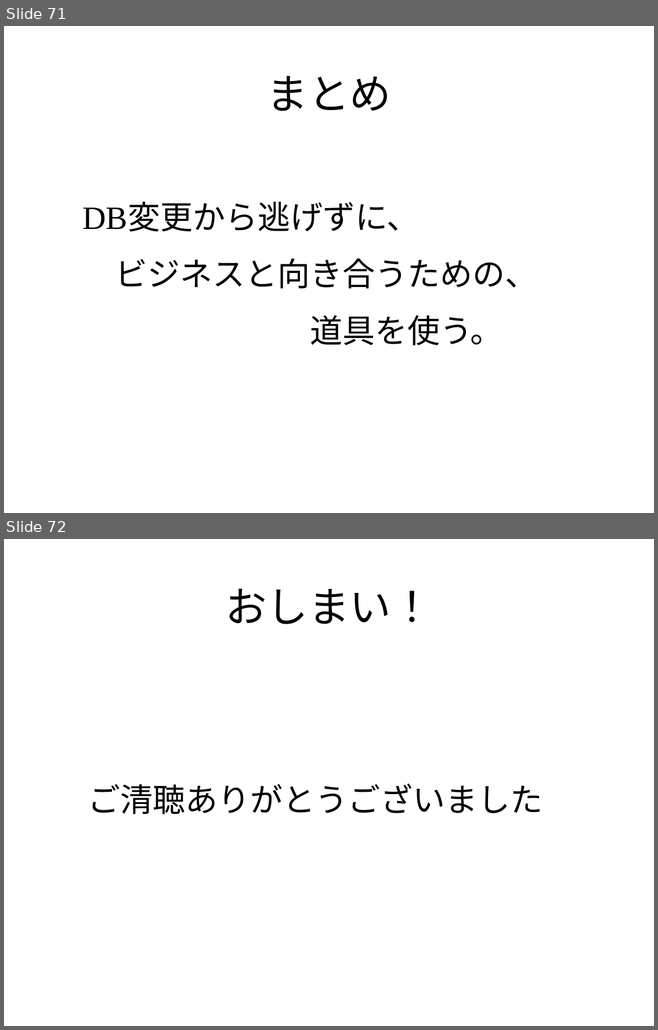
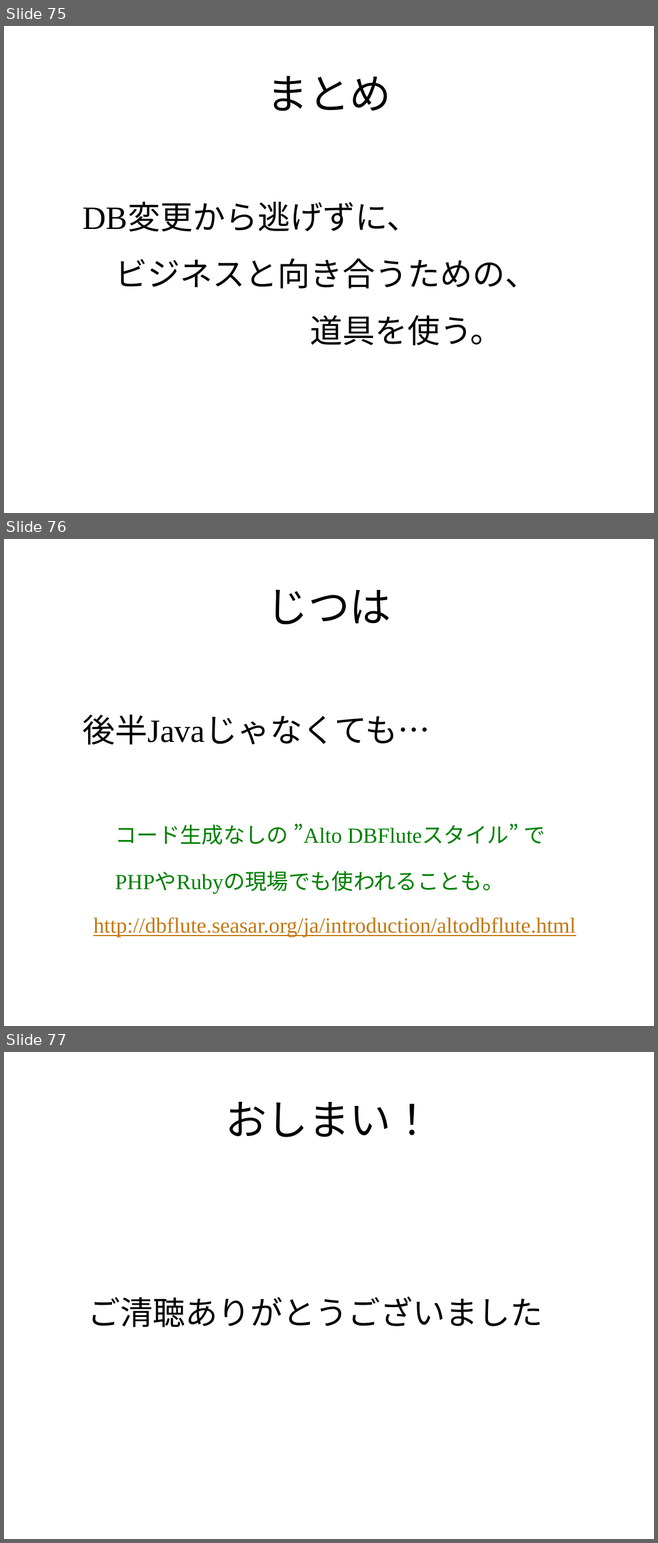
Before and after one commit to seasarorg/dbflute-office, a slide deck: dbflute-backstage/misc/session/jjug/jjug-bizreach-dbflute.pptx. Shown one above the other, each under a label of ours: slides 71 and 72 before the commit, slides 75, 76 and 77 after it. The pictures are 658x1030 and 658x1543 pixels, drawn with LibreOffice and Linux fonts; fonts in the diff are those of the drawing; background and template pictures are left out. Boxes give left, top, right and bottom in pixels: in the first picture for what was removed or moved away, otherwise in the second. Text is boxed around its words. In the diff, an @@ line names an element or a change of style, - is before the commit and + after.

```diff
--- a/dbflute-backstage/misc/session/jjug/jjug-bizreach-dbflute.pptx
+++ b/dbflute-backstage/misc/session/jjug/jjug-bizreach-dbflute.pptx
@@ slide 76 added at box(4, 539, 654, 1026), background picture (left out) @@
@@ title added at box(267, 589, 391, 624), 46 pt, text #000000 @@
+じつは
@@ text added at box(82, 715, 575, 937), 24 pt, text #C47810 @@
+後半Javaじゃなくても…
+コード生成なしの ”Alto DBFluteスタイル” で
+PHPやRubyの現場でも使われることも。
+http://dbflute.seasar.org/ja/introduction/altodbflute.html
@@ what was slide 71 is now slide 75 @@
@@ what was slide 72 is now slide 77 @@
```
Also in this commit, not shown: 1 slide changed, 4 other slides added.
